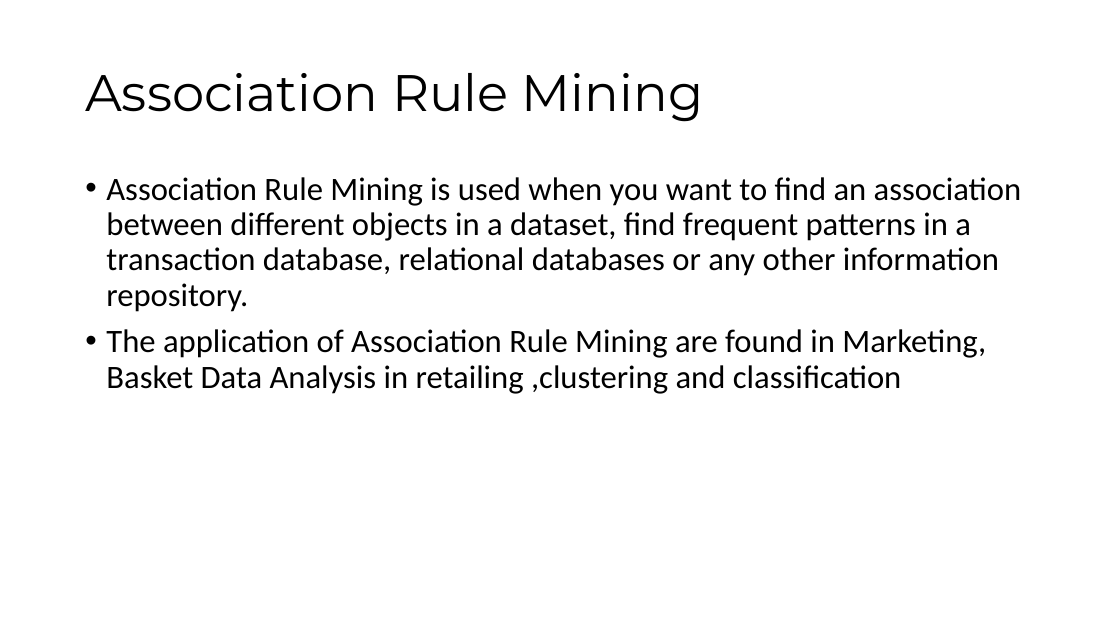
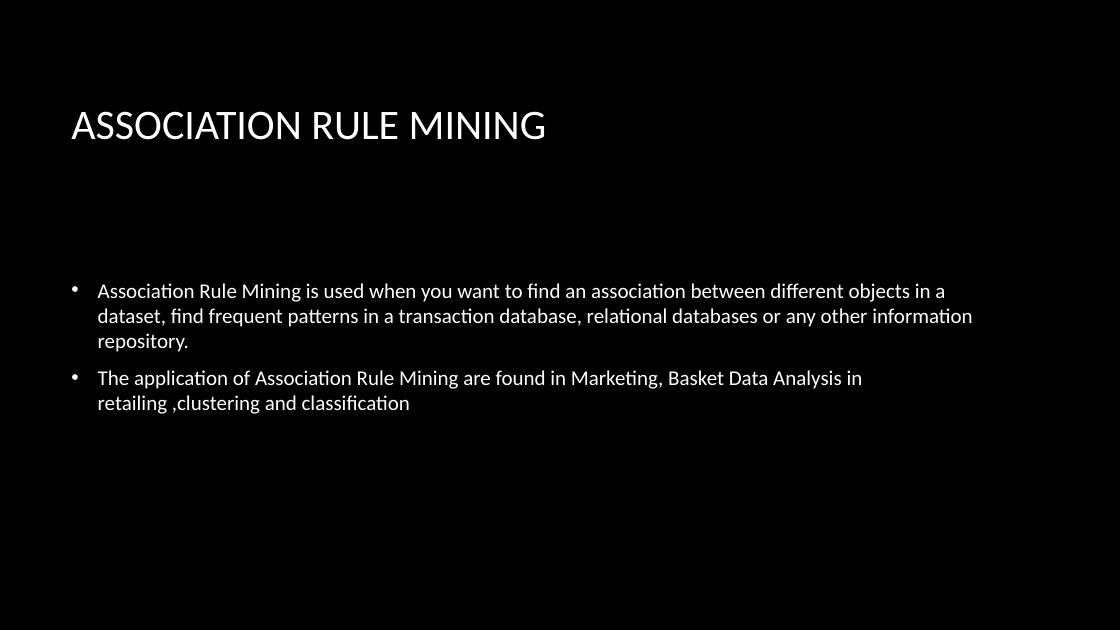
Before and after one commit to keerthiratna/Grocery-Genius-Smart-grocery-shopping-Assistance-with-basket-analysis, a slide deck: slide 11 of MARKET BASKET ANALYSIS PRESENTATION PPT.pptx (slide 12 before the commit). Drawn at 1120x630 pixels with LibreOffice and Linux fonts; fonts in the diff are those of the drawing; background and template pictures are left out. Boxes give left, top, right and bottom in pixels: in the first picture for what was removed or moved away, otherwise in the second. Text is boxed around its words. In the diff, an @@ line names an element or a change of style, - is before the commit and + after.

```diff
--- a/MARKET BASKET ANALYSIS PRESENTATION PPT.pptx
+++ b/MARKET BASKET ANALYSIS PRESENTATION PPT.pptx
@@ background #FFFFFF to picture (left out) @@
@@ title at <box>71,111,547,140</box>: text changed; size 44 to 36 pt; font Montserrat to Calibri; text colour #000000 to #FFFFFF @@
-Association Rule Mining
+ASSOCIATION RULE MINING
@@ text "Association Rule Mining is used ...": place and size @@
-text "Association Rule Mining is used ..." at <box>106,177,1021,394</box>
+text "Association Rule Mining is used ..." at <box>98,283,972,414</box>
@@ text "Association Rule Mining is used ..." at <box>98,283,972,414</box>: size 28 to 18 pt, text colour #000000 to #FFFFFF; indent changed; line spacing 0.9 to 1; vertical alignment top to middle @@
```
Also in this commit, not shown: 23 other slides changed, 3 slides added, 3 slides removed, 1 other file.
